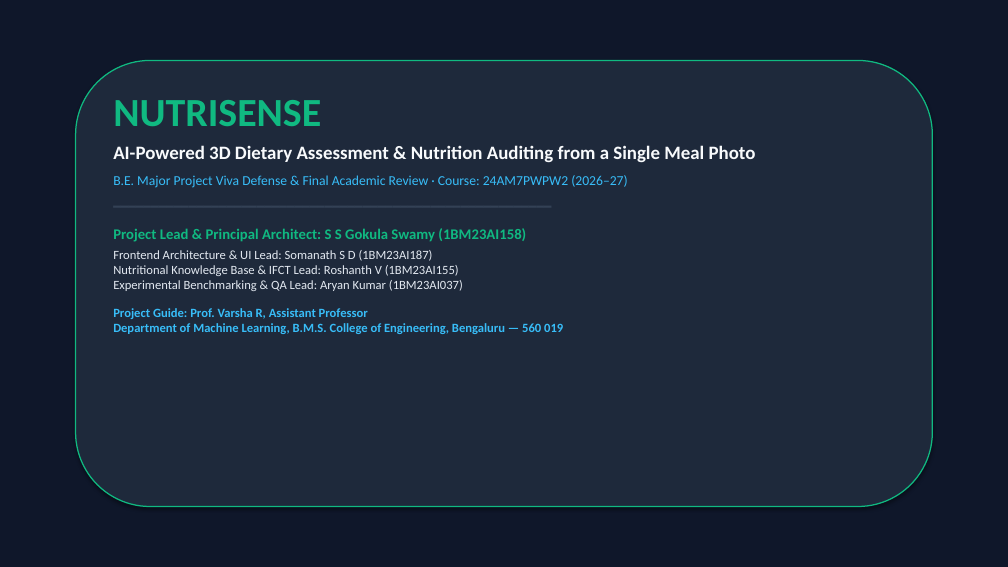
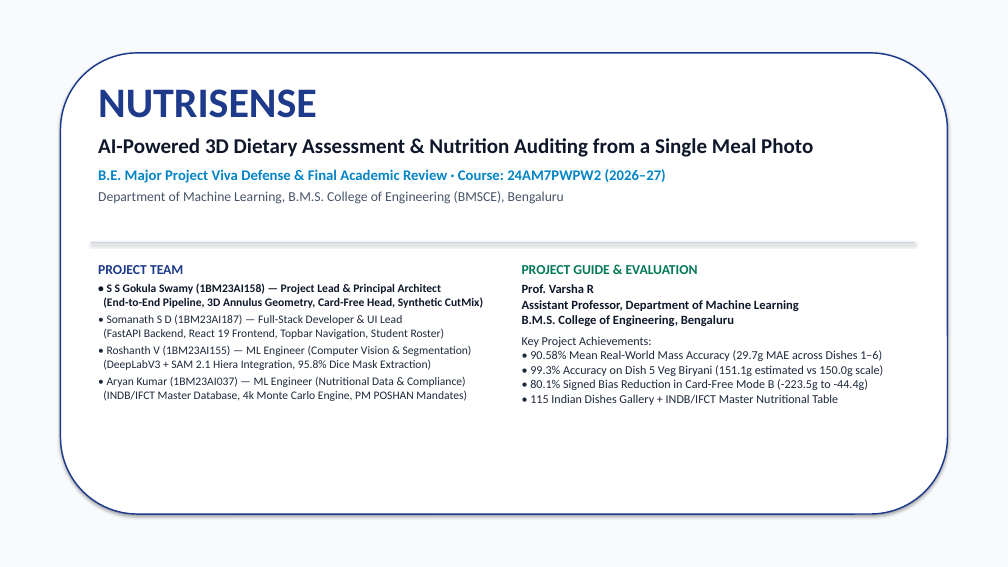
Before and after one commit to Lion4467cat/NutriSense, a slide deck: slide 1 of NutriSense_Major_Project_Presentation.pptx. Drawn at 1008x567 pixels with LibreOffice and Linux fonts; fonts in the diff are those of the drawing. Boxes give left, top, right and bottom in pixels: in the first picture for what was removed or moved away, otherwise in the second. Text is boxed around its words. In the diff, an @@ line names an element or a change of style, - is before the commit and + after.

Commit message:
feat(submission): daylight presentation redesign, 4-page camera-ready IEEE paper, responsive topbar nav, and live UI captures

```diff
--- a/NutriSense_Major_Project_Presentation.pptx
+++ b/NutriSense_Major_Project_Presentation.pptx
@@ rectangle at <box>0,0,1008,567</box>: fill #0F172A to #F8FAFC @@
@@ rounded rectangle: place and size @@
-rounded rectangle at <box>76,60,932,507</box>
+rounded rectangle at <box>60,53,948,514</box>
@@ rounded rectangle at <box>60,53,948,514</box>: fill #1E293B to #FFFFFF; outline #10B981 1.2 pt to #1E3A8A 1.4 pt @@
@@ text "NUTRISENSE": place and size @@
-text "NUTRISENSE" at <box>113,100,756,334</box>
+text "NUTRISENSE" at <box>98,89,813,204</box>
@@ text at <box>98,89,813,183</box>: size 38 to 40 pt, text colour #10B981 to #1E3A8A in "NUTRISENSE"; size 18 to 20 pt, text colour #F8FAFC to #0F172A in "AI-Powered 3D Dietary Assessment & Nutrition Auditing ..."; size 13 to 14 pt, text colour #38BDF8 to #0284C7, bold on in "B.E. Major Project Viva Defense & Final ..." @@
@@ text at <box>98,191,564,204</box>: text changed; size 12 to 13 pt; text colour #E2E8F0 to #475569 @@
-━━━━━━━━━━━━━━━━━━━━━━━━━━━━━━━━━━━━━━━━━━━━━━━━━━━━━━━━━━
-Project Lead & Principal Architect: S S Gokula Swamy (1BM23AI158)
-Frontend Architecture & UI Lead: Somanath S D (1BM23AI187)
-Nutritional Knowledge Base & IFCT Lead: Roshanth V (1BM23AI155)
-Experimental Benchmarking & QA Lead: Aryan Kumar (1BM23AI037)
-Project Guide: Prof. Varsha R, Assistant Professor
-Department of Machine Learning, B.M.S. College of Engineering, Bengaluru — 560 019
+Department of Machine Learning, B.M.S. College of Engineering (BMSCE), Bengaluru
@@ rectangle added at <box>91,242,915,243</box>, fill #CBD5E1 @@
@@ text added at <box>98,265,483,401</box>, 11 pt, text #1E293B @@
+PROJECT TEAM
+• S S Gokula Swamy (1BM23AI158) — Project Lead & Principal Architect
+(End-to-End Pipeline, 3D Annulus Geometry, Card-Free Head, Synthetic CutMix)
+• Somanath S D (1BM23AI187) — Full-Stack Developer & UI Lead
+(FastAPI Backend, React 19 Frontend, Topbar Navigation, Student Roster)
+• Roshanth V (1BM23AI155) — ML Engineer (Computer Vision & Segmentation)
+(DeepLabV3 + SAM 2.1 Hiera Integration, 95.8% Dice Mask Extraction)
+• Aryan Kumar (1BM23AI037) — ML Engineer (Nutritional Data & Compliance)
+(INDB/IFCT Master Database, 4k Monte Carlo Engine, PM POSHAN Mandates)
@@ text added at <box>522,265,883,405</box>, 11.5 pt, text #1E293B @@
+PROJECT GUIDE & EVALUATION
+Prof. Varsha R
+Assistant Professor, Department of Machine Learning
+B.M.S. College of Engineering, Bengaluru
+Key Project Achievements:
+• 90.58% Mean Real-World Mass Accuracy (29.7g MAE across Dishes 1–6)
+• 99.3% Accuracy on Dish 5 Veg Biryani (151.1g estimated vs 150.0g scale)
+• 80.1% Signed Bias Reduction in Card-Free Mode B (-223.5g to -44.4g)
+• 115 Indian Dishes Gallery + INDB/IFCT Master Nutritional Table
```
Also in this commit, not shown: 14 other slides changed, 5 slides added, 5 slides removed, 30 other files.
